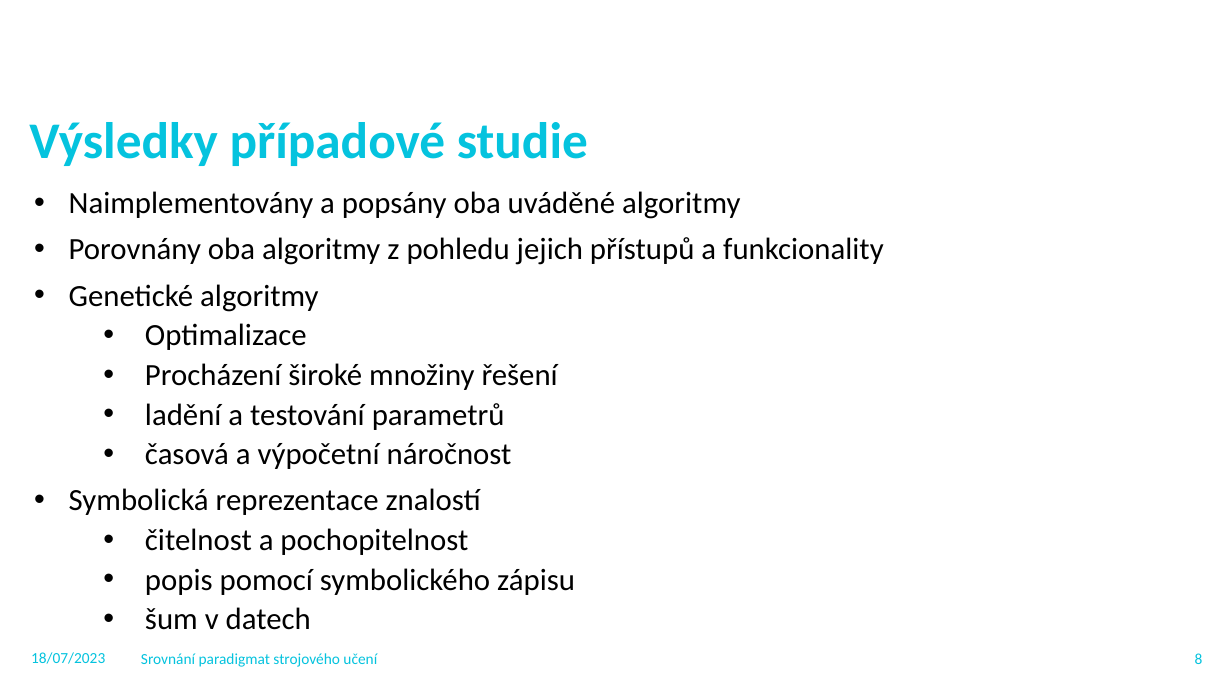
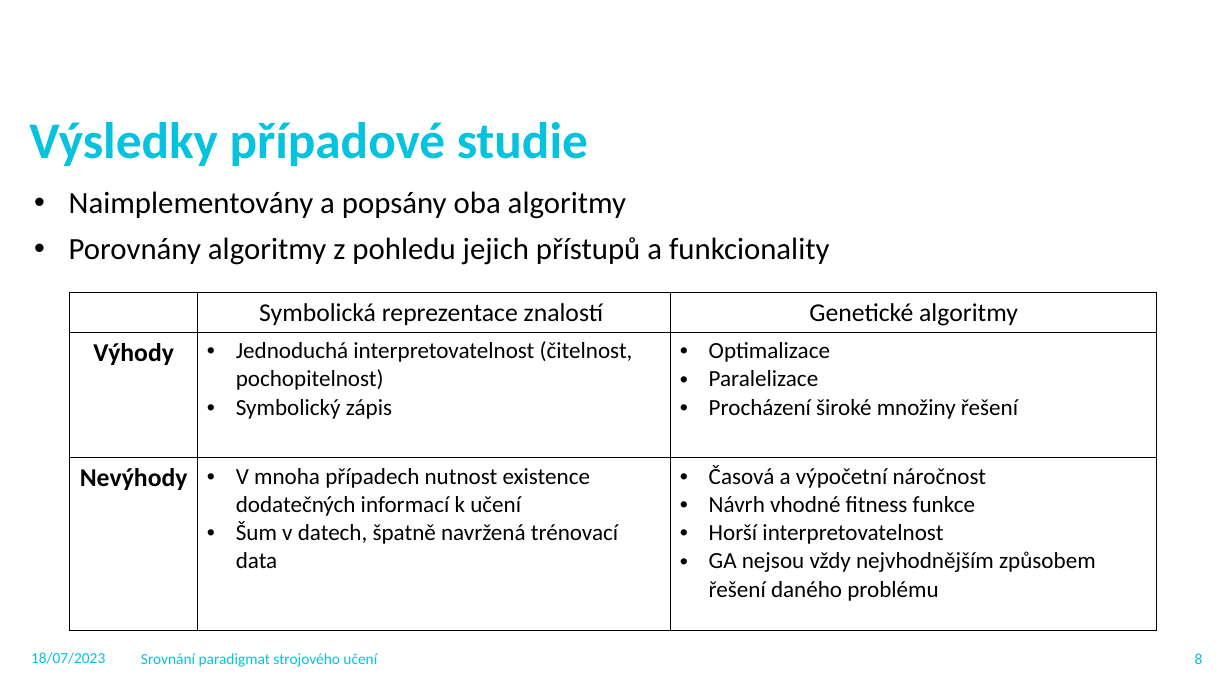
Before and after one commit to Vorteo/BP, a slide deck: slide 9 of Obhajoba_KAL0266.pptx. Drawn at 1232x693 pixels with LibreOffice and Linux fonts; fonts in the diff are those of the drawing; background and template pictures are left out. Boxes give left, top, right and bottom in pixels: in the first picture for what was removed or moved away, otherwise in the second. Text is boxed around its words. In the diff, an @@ line names an element or a change of style, - is before the commit and + after.

```diff
--- a/Obhajoba_KAL0266.pptx
+++ b/Obhajoba_KAL0266.pptx
@@ text at box(69, 191, 830, 265): text changed @@
-• Naimplementovány a popsány oba uváděné algoritmy
-• Porovnány oba algoritmy z pohledu jejich přístupů a funkcionality
-• Genetické algoritmy
-  • Optimalizace
-  • Procházení široké množiny řešení
-  • ladění a testování parametrů
-  • časová a výpočetní náročnost
-• Symbolická reprezentace znalostí
-  • čitelnost a pochopitelnost
-  • popis pomocí symbolického zápisu
-  • šum v datech
+• Naimplementovány a popsány oba algoritmy
+• Porovnány algoritmy z pohledu jejich přístupů a funkcionality
@@ table added at box(69, 292, 1157, 630), 3 rows, 3 columns @@
+ | Symbolická reprezentace znalostí | Genetické algoritmy
+Výhody | Jednoduchá interpretovatelnost (čitelnost, pochopitelnost) / Symbolický zápis | Optimalizace / Paralelizace / Procházení široké množiny řešení
+Nevýhody | V mnoha případech nutnost existence dodatečných informací k učení / Šum v datech, špatně navržená trénovací data | Časová a výpočetní náročnost / Návrh vhodné fitness funkce / Horší interpretovatelnost / GA nejsou vždy nejvhodnějším způsobem řešení daného problému
```
